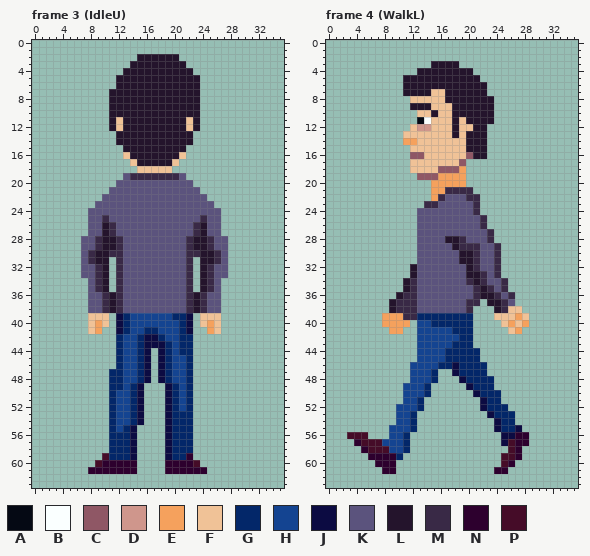
One commit to this pixel-art file: src/game/assets/images/characters/hank/hank.aseprite. The picture above is the old version.
36x64 pixels, 27 frames. Shown: frame 3 (IdleU), frame 4 (WalkL). The commit also changed other frames, which this record leaves out.
Palette (. is transparent): A #050914  B #faffff  C #8f5765  D #cf968c  E #f5a15d  F #f0c297  G #032769  H #144491  J #0c0b42  K #5b537d  L #24142c  M #392946  N #2d002e  P #450c28
The result:
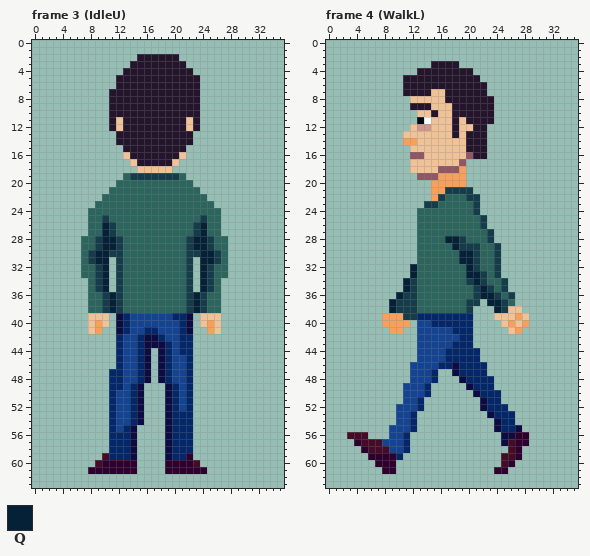
Colours new in this view: Q #052137
Edits made:
colour K: #5b537d -> #2c645e
colour M: #392946 -> #153c4a
Changed rows in their new state; - is a pixel that keeps its letter.
Frame 3 (IdleU):
first column x 9:
26 -Q-------------Q-
27 -Q-------------Q-
28 -QQ-----------QQ-
29 -QQ-----------QQ-
30 QQ-------------QQ
31 QQ-------------QQ
32 -Q-------------Q-
33 -Q-------------Q-
34 -Q-------------Q-
35 -Q-------------Q-
36 --Q-----------Q--
37 --Q-----------Q--
38 --Q-----------Q--
Frame 4 (WalkL):
first column x 9:
28 --------QQ------
29 ---------Q------
30 ----------QQ----
31 ----------QQ----
32 ---Q-------Q----
33 ---Q-------QQ---
34 --Q---------Q---
35 --Q----------Q--
36 -Q-----------QQ-
37 Q-------------QQ
38 Q--------------Q
